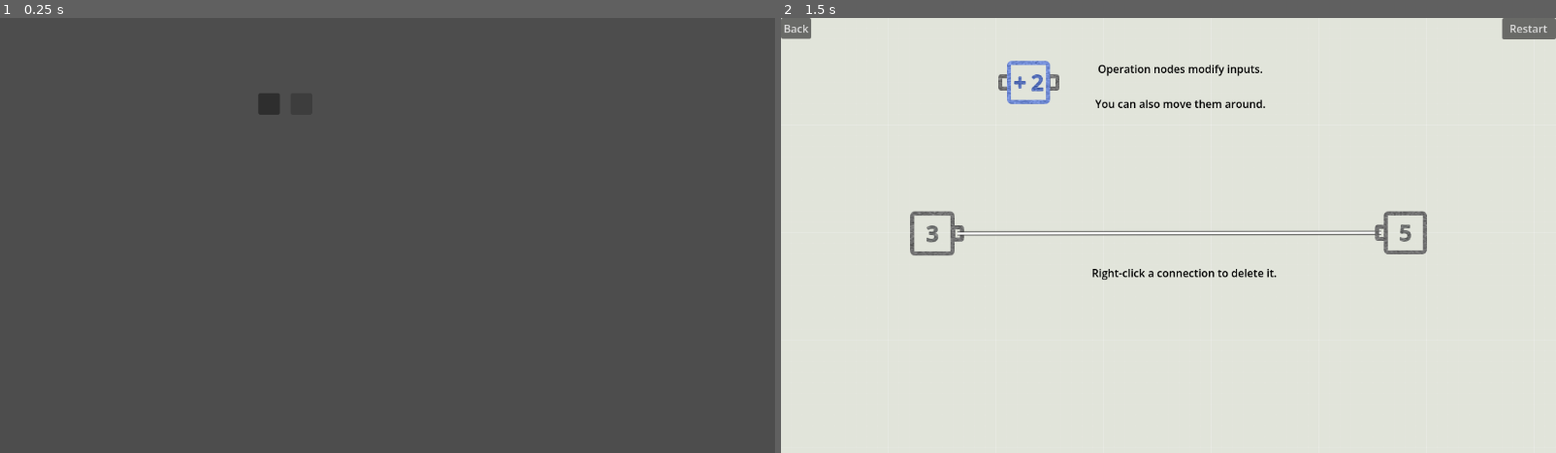
Above: before the commit, frames 1-2 (left to right).
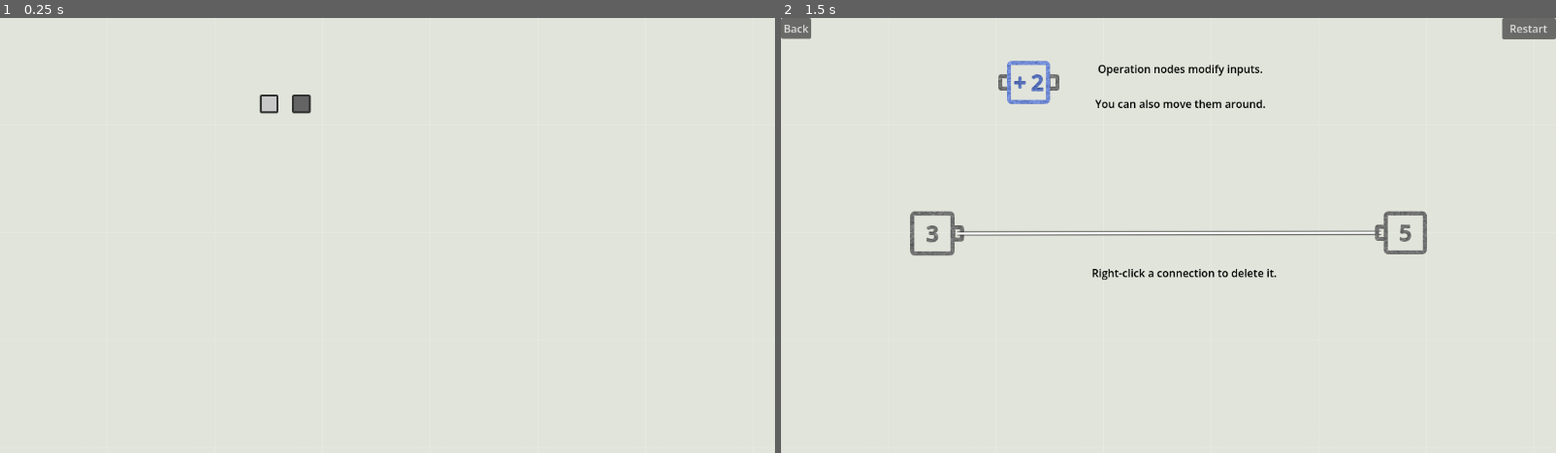
Above: after the commit, the same moments.

Repository: PorterHolliday/gamedev-jam-2026
Game: Godot game, scene res://LevelSelectionScreen/level_selection_screen.tscn
The game is run twice, just before and just after one commit, with the same random seed, the same clock (stepped at 60 frames per second) and the same inputs. The project has no main scene, so this scene is started directly.
Inputs:
- Up to frame 1 (0.25 s): no input
- Up to frame 2 (1.5 s): click "2" at 0.5 s; click "Restart" at 1.25 s

The runs differ from the first frame. In frame 1, 100% of the frame differs, in the area x 0-100%, y 0-100%; in frame 2, nothing differs.

Commit message:
Creates level button images.

Diff:
--- a/math-machine/LevelButton/level_button.tscn
+++ b/math-machine/LevelButton/level_button.tscn
@@ -5,11 +5,14 @@
 [sub_resource type="PlaceholderTexture2D" id="PlaceholderTexture2D_mshbt"]
 
 [sub_resource type="LabelSettings" id="LabelSettings_mshbt"]
+font_color = Color(0.39215687, 0.39215687, 0.39215687, 1)
 outline_size = 2
+outline_color = Color(0.39215687, 0.39215687, 0.39215687, 1)
 
 [node name="LevelButton" type="Button" unique_id=863369867]
 offset_right = 32.0
 offset_bottom = 32.0
+theme_type_variation = &"LevelButton"
 disabled = true
 script = ExtResource("1_mshbt")
 _level_number = 2
--- a/math-machine/LevelSelectionScreen/level_selection_screen.tscn
+++ b/math-machine/LevelSelectionScreen/level_selection_screen.tscn
@@ -2,12 +2,16 @@
 
 [ext_resource type="PackedScene" uid="uid://7qbklb5jwxg5" path="res://LevelButton/level_button.tscn" id="1_bntq0"]
 [ext_resource type="Script" uid="uid://buvcidul7bj23" path="res://LevelSelectionScreen/level_selection_screen.gd" id="1_whgxd"]
+[ext_resource type="PackedScene" uid="uid://cx332tlkbnunc" path="res://Graph/Graph Edit/my_graph_edit.tscn" id="2_3v81n"]
 [ext_resource type="PackedScene" uid="uid://ytq8ln7owyxr" path="res://Levels/Intro/level_2.tscn" id="3_whgxd"]
 
 [node name="LevelSelectionScreen" type="Control" unique_id=1515532989]
 layout_mode = 3
 anchors_preset = 0
 script = ExtResource("1_whgxd")
+
+[node name="GraphEdit" parent="." unique_id=1777296774 instance=ExtResource("2_3v81n")]
+layout_mode = 0
 
 [node name="LevelButton" parent="." unique_id=863369867 instance=ExtResource("1_bntq0")]
 layout_mode = 0
--- a/math-machine/game_theme.tres
+++ b/math-machine/game_theme.tres
@@ -1,6 +1,10 @@
 [gd_resource type="Theme" format=3 uid="uid://c8v5ql7fu0rxv"]
 
 [ext_resource type="Texture2D" uid="uid://cx1j05lqol606" path="res://Shader/port.png" id="1_1fvms"]
+[ext_resource type="Texture2D" uid="uid://dq3pvwtcmrc1b" path="res://LevelButton/button_disabled.png" id="1_p1w3f"]
+[ext_resource type="Texture2D" uid="uid://hstiubhoj6os" path="res://LevelButton/button_hover.png" id="2_2l2ys"]
+[ext_resource type="Texture2D" uid="uid://drt4tudr0l267" path="res://LevelButton/button.png" id="3_jvwys"]
+[ext_resource type="Texture2D" uid="uid://b1ioswyipsi3k" path="res://LevelButton/button_pressed.png" id="5_jvwys"]
 
 [sub_resource type="StyleBoxFlat" id="StyleBoxFlat_1fvms"]
 bg_color = Color(0.88224053, 0.89203364, 0.8560674, 1)
@@ -21,6 +25,34 @@
 
 [sub_resource type="StyleBoxEmpty" id="StyleBoxEmpty_4nb47"]
 
+[sub_resource type="StyleBoxTexture" id="StyleBoxTexture_pd6sc"]
+texture = ExtResource("1_p1w3f")
+texture_margin_left = 6.0
+texture_margin_top = 6.0
+texture_margin_right = 6.0
+texture_margin_bottom = 6.0
+
+[sub_resource type="StyleBoxTexture" id="StyleBoxTexture_mfn8g"]
+texture = ExtResource("2_2l2ys")
+texture_margin_left = 6.0
+texture_margin_top = 6.0
+texture_margin_right = 6.0
+texture_margin_bottom = 6.0
+
+[sub_resource type="StyleBoxTexture" id="StyleBoxTexture_4nb47"]
+texture = ExtResource("3_jvwys")
+texture_margin_left = 6.0
+texture_margin_top = 6.0
+texture_margin_right = 6.0
+texture_margin_bottom = 6.0
+
+[sub_resource type="StyleBoxTexture" id="StyleBoxTexture_k2fgf"]
+texture = ExtResource("5_jvwys")
+texture_margin_left = 6.0
+texture_margin_top = 6.0
+texture_margin_right = 6.0
+texture_margin_bottom = 6.0
+
 [resource]
 GraphEdit/colors/selection_fill = Color(1, 1, 1, 0)
 GraphEdit/colors/selection_stroke = Color(1, 1, 1, 0)
@@ -40,3 +72,8 @@
 GraphNodeTitleLabel/constants/line_spacing = 0
 GraphNodeTitleLabel/font_sizes/font_size = 16
 GraphNodeTitleLabel/styles/focus = SubResource("StyleBoxEmpty_4nb47")
+LevelButton/base_type = &"Button"
+LevelButton/styles/disabled = SubResource("StyleBoxTexture_pd6sc")
+LevelButton/styles/hover = SubResource("StyleBoxTexture_mfn8g")
+LevelButton/styles/normal = SubResource("StyleBoxTexture_4nb47")
+LevelButton/styles/pressed = SubResource("StyleBoxTexture_k2fgf")
Binary file added: math-machine/LevelButton/button.png
Not shown, added: math-machine/LevelButton/button.png.import
Binary file added: math-machine/LevelButton/button_disabled.png
Not shown, added: math-machine/LevelButton/button_disabled.png.import
Binary file added: math-machine/LevelButton/button_hover.png
Not shown, added: math-machine/LevelButton/button_hover.png.import
Binary file added: math-machine/LevelButton/button_pressed.png
Not shown, added: math-machine/LevelButton/button_pressed.png.import
